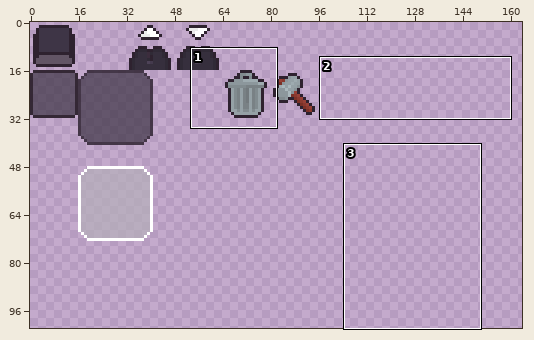
Two states of a sprite sheet, assets/Textures/UI.png. The first picture is a wide view before the edit; the outline marks the close-up.
Close-up. As it was:
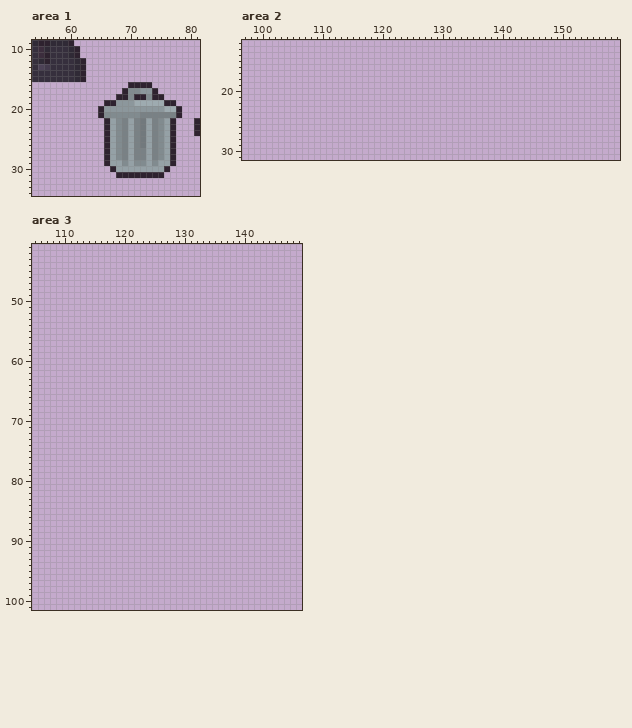
The file is 256x256 pixels. Colours within 5 levels of each other are drawn and written as one. Shown: area 1: x 54..81, y 9..34; area 2: x 97..159, y 12..31; area 3: x 105..149, y 41..101. The wide view leaves out empty margins.
The same view after the edit:
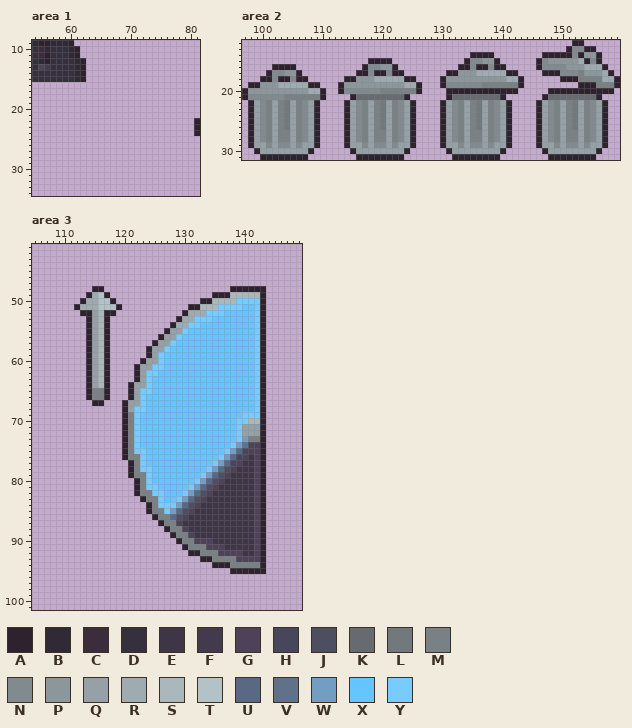
Palette (. is transparent): A #2e222f  B #302a36  C #3c2d3d  D #362f3d  E #3e3546  F #443a4d  G #4d4257  H #47465a  J #4d4f61  K #656b6e  L #72797d  M #798185  N #818b8f  P #8c979c  Q #95a1a6  R #9eabb0  S #aab8bd  T #b3c2c7  U #596983  V #5f728a  W #749ec1  X #66c4ff  Y #78cbff
Difference:
Changed rows in their new state; - is an unchanged pixel.
Area 1:
first column x 65:
16 -----....-----
17 ----......----
18 ---........---
19 -............-
20 ..............
21 ..............
22 -............-
23 -............-
24 -............-
25 -............-
26 -............-
27 -............-
28 -............-
29 -............-
30 --..........--
31 ---........---
Area 2:
first column x 97:
12 -------------------------------------------------------AA------
13 ------------------------------------------------------ANNAA----
14 --------------------------------------AAAA--------AAAAANAPPA---
15 ---------------------AAAA------------ANNPPA------ANPPPPPRANA---
16 -----AAAA-----------ANNPPA----------AANAANAA-----ANNNNPPPRRRA--
17 ----ANNPPA---------AANAANAA-------AAPPPRRRRRAA----AAANNNMPPPRA-
18 ---AANAANAA------AAPPPRRRRRAA----APPPPPPPPPPRRA------AAAMMMMRRA
19 -AAPPPRRRRRAA---APPPPPPPPPPRRA---ANNNNNNMMMMMMA---------AAAMMMA
20 APPPPPPPPPPRRA--ANNNNNNMMMMMMA----AAAAAAAAAAAA-----AAAAAAAAAAA-
21 ANNNNNNMMMMMMA----AKKKKKKKKA------AKKKKKKKKA------AKKKKKKKKA---
22 -AQNMQMLQMNQA----AQNMQMLQMNQA----AQNMQMLQMNQA----AQNMQMLQMNQA--
23 -AQNMQMLQMNQA----AQNMQMLQMNQA----AQNMQMLQMNQA----AQNMQMLQMNQA--
24 -AQNMQMLQMNQA----AQNMQMLQMNQA----AQNMQMLQMNQA----AQNMQMLQMNQA--
25 -AQNMQMLQMNQA----AQNMQMLQMNQA----AQNMQMLQMNQA----AQNMQMLQMNQA--
26 -AQNMQMLQMNQA----AQNMQMLQMNQA----AQNMQMLQMNQA----AQNMQMLQMNQA--
27 -AQNMQMMQMNQA----AQNMQMMQMNQA----AQNMQMMQMNQA----AQNMQMMQMNQA--
28 -AQNMQMMQMNQA----AQNMQMMQMNQA----AQNMQMMQMNQA----AQNMQMMQMNQA--
29 -AQQNQNNQNQQA----AQQNQNNQNQQA----AQQNQNNQNQQA----AQQNQNNQNQQA--
30 --AQQQQQQQQA------AQQQQQQQQA------AQQQQQQQQA------AQQQQQQQQA---
31 ---AAAAAAAA--------AAAAAAAA--------AAAAAAAA--------AAAAAAAA----
Area 3:
first column x 112:
 48 ---AA---------------------AAAAAA
 49 --ARTA-----------------AAASSSSSA
 50 -ARRTTA--------------AASSSSYYYYA
 51 ARRRTTTA-----------AASSSYYYYXXYA
 52 -AAQSAA-----------ARRRYYYXXXXXYA
 53 --AQSA-----------ARRYYYXXXXXXXYA
 54 --AQSA----------ARRYYXXXXXXXXXYA
 55 --AQSA---------AQQYXXXXXXXXXXXYA
 56 --AQSA--------AQQYXXXXXXXXXXXXYA
 57 --AQSA-------AQQYXXXXXXXXXXXXXYA
 58 --AQSA------AQQYXXXXXXXXXXXXXXYA
 59 --AQSA------AQYXXXXXXXXXXXXXXXYA
 60 --AQSA-----AQQYXXXXXXXXXXXXXXXYA
 61 --AQSA----AQQYYXXXXXXXXXXXXXXXYA
 62 --AQSA----AQYYXXXXXXXXXXXXXXXXYA
 63 --AQSA----AQYXXXXXXXXXXXXXXXXXYA
 64 --AQSA---AQQYXXXXXXXXXXXXXXXXXYA
 65 --AMMA---AQYYXXXXXXXXXXXXXXXXXYA
 66 --AMMA---AQYXXXXXXXXXXXXXXXXXXYA
 67 ---AA---AQQYXXXXXXXXXXXXXXXXXXYA
 68 --------AQYYXXXXXXXXXXXXXXXXXXYA
 69 --------AMYXXXXXXXXXXXXXXXXXYYYA
 70 --------AMYXXXXXXXXXXXXXXXXYYSSA
 71 --------AMYXXXXXXXXXXXXXXXXYQQQA
 72 --------AMYXXXXXXXXXXXXXXXXYQQQA
 73 --------AMYXXXXXXXXXXXXXXXXYWMMA
 74 --------AMYXXXXXXXXXXXXXXXYWVHGA
 75 --------AMYYXXXXXXXXXXXXXYWUHGGA
 76 --------AMMYXXXXXXXXXXXXYWUHGEGA
 77 ---------AMYXXXXXXXXXXXYWUHGEEGA
 78 ---------AMYYXXXXXXXXXYWUJGEEEGA
 79 ---------AMMYXXXXXXXXYWUJGEEEEGA
 80 ----------AMYXXXXXXXYWUJGEEEEEGA
 81 ----------AMYYXXXXXYWUJGEEEEEEGA
 82 ----------AMMYYXXXYWUJGEEEEEEEGA
 83 -----------AMMYXXYWUJGEEEEEEEEGA
 84 ------------AMYYYWUJGEEEEEEEEEGA
 85 ------------AMMYWUJGEEEEEEEEEEGA
 86 -------------AMMUJGEEEEEEEEEEEGA
 87 --------------AMMGEEEEEEEEEEEEGA
 88 ---------------AMMGEEEEEEEEEEEGA
 89 ----------------AMMGEEEEEEEEEEGA
 90 -----------------AMMGGGEEEEEEEGA
 91 ------------------AMMMGGGEEEEEGA
 92 -------------------AAMMMGGGGEEGA
 93 ---------------------AAMMMMGGGGA
 94 -----------------------AAAMMMMMA
 95 --------------------------AAAAAA
